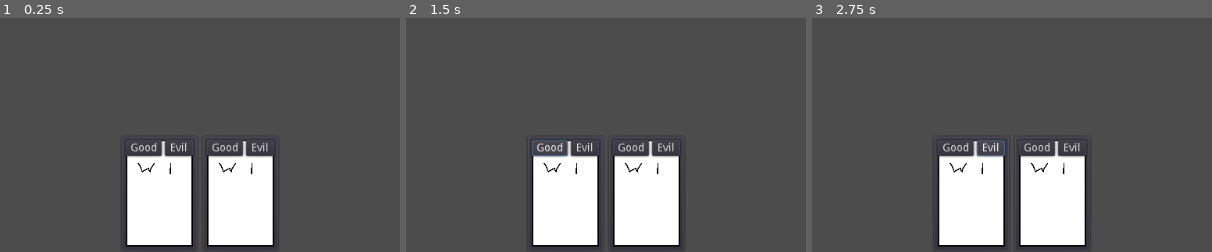
Above: before the commit, frames 1-3 (left to right).
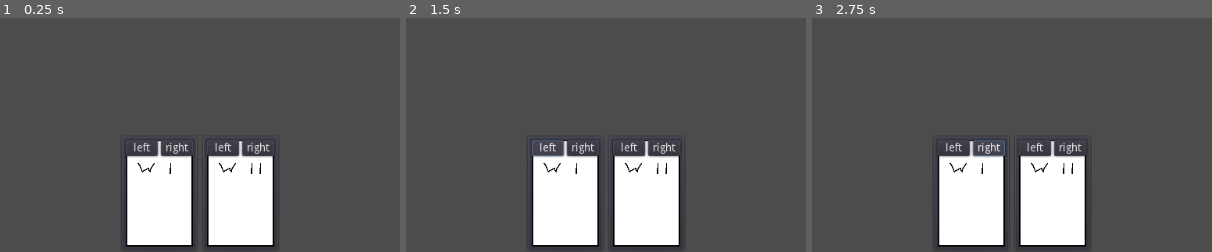
Above: after the commit, the same moments.

Repository: AngelOnFira/ggj-2022
Game: Godot game, scene res://Main.tscn
Two runs of this game, one before a commit and one after it. Both use one fixed random seed, a clock stepped at 60 frames per second and the inputs below. The engine's default icon, where the game draws it, is replaced by a stand-in: a white triangle on a blue panel in a dark square.
Inputs (mouse positions are % of the whole screen's width and height, from its top left):
- Up to frame 1 (0.25 s): no input
- Up to frame 2 (1.5 s): click (43, 78) at 0.5 s, where only the run before the commit has a clickable "Good"; click (43, 78) at 1.25 s, where only the run after the commit has a clickable "left"
- Up to frame 3 (2.75 s): click (47, 78) at 2 s, where only the run before the commit has a clickable "Evil"
The pictures show only the part of the screen within x 25-75%, y 50-100%; the shares and areas given below are measured in that part.

The runs differ from the first frame. In frame 1, 0.8% of the frame differs, in the area x 32-68%, y 52-67%; in frame 2, 0.8%; in frame 3, 0.9%.

Commit message:
Texture Export Varible for Card
You can now load a texture into a card

Diff:
--- a/Card.tscn
+++ b/Card.tscn
@@ -1,6 +1,6 @@
 [gd_scene load_steps=3 format=2]
 
-[ext_resource path="res://Assets/Sprites/wolf-temp1.png" type="Texture" id=1]
+[ext_resource path="res://icon.png" type="Texture" id=1]
 [ext_resource path="res://card.gd" type="Script" id=2]
 
 [node name="Card" type="PanelContainer" groups=["Card"]]
@@ -34,19 +34,19 @@
 size_flags_vertical = 0
 
 [node name="Good" type="Button" parent="HBoxContainer"]
-margin_right = 46.0
+margin_right = 41.0
 margin_bottom = 20.0
 size_flags_horizontal = 3
 size_flags_vertical = 3
-text = "Good"
+text = "left"
 
 [node name="Evil" type="Button" parent="HBoxContainer"]
-margin_left = 50.0
+margin_left = 45.0
 margin_right = 86.0
 margin_bottom = 20.0
 size_flags_horizontal = 3
 size_flags_vertical = 3
-text = "Evil"
+text = "right"
 
 [connection signal="gui_input" from="." to="." method="_on_Card_gui_input"]
 [connection signal="pressed" from="HBoxContainer/Good" to="." method="good_action"]
--- a/Main.tscn
+++ b/Main.tscn
@@ -1,10 +1,12 @@
-[gd_scene load_steps=6 format=2]
+[gd_scene load_steps=8 format=2]
 
 [ext_resource path="res://Card.tscn" type="PackedScene" id=1]
 [ext_resource path="res://master.gd" type="Script" id=2]
 [ext_resource path="res://Narrator.tscn" type="PackedScene" id=3]
 [ext_resource path="res://MouseCards.gd" type="Script" id=4]
 [ext_resource path="res://DecisionArea.tscn" type="PackedScene" id=5]
+[ext_resource path="res://Assets/Sprites/wolf-temp2.png" type="Texture" id=6]
+[ext_resource path="res://Assets/Sprites/wolf-temp1.png" type="Texture" id=7]
 
 [node name="Main" type="Control" groups=["CardManager"]]
 anchor_right = 1.0
@@ -87,6 +89,7 @@
 margin_right = 100.0
 margin_bottom = 150.0
 card_id = "child"
+texture = ExtResource( 7 )
 
 [node name="Card2" parent="PlayerCards/HBoxContainer" instance=ExtResource( 1 )]
 anchor_right = 0.0
@@ -95,3 +98,4 @@
 margin_right = 204.0
 margin_bottom = 150.0
 card_id = "wolf"
+texture = ExtResource( 6 )
--- a/card.gd
+++ b/card.gd
@@ -1,9 +1,12 @@
 extends PanelContainer
 
 export var card_id:String = "default"
+export var texture:Texture = null
 
 # Called when the node enters the scene tree for the first time.
 func _ready():
+	if texture != null:
+		$TextureRect.texture = texture
 
 	pass
 
